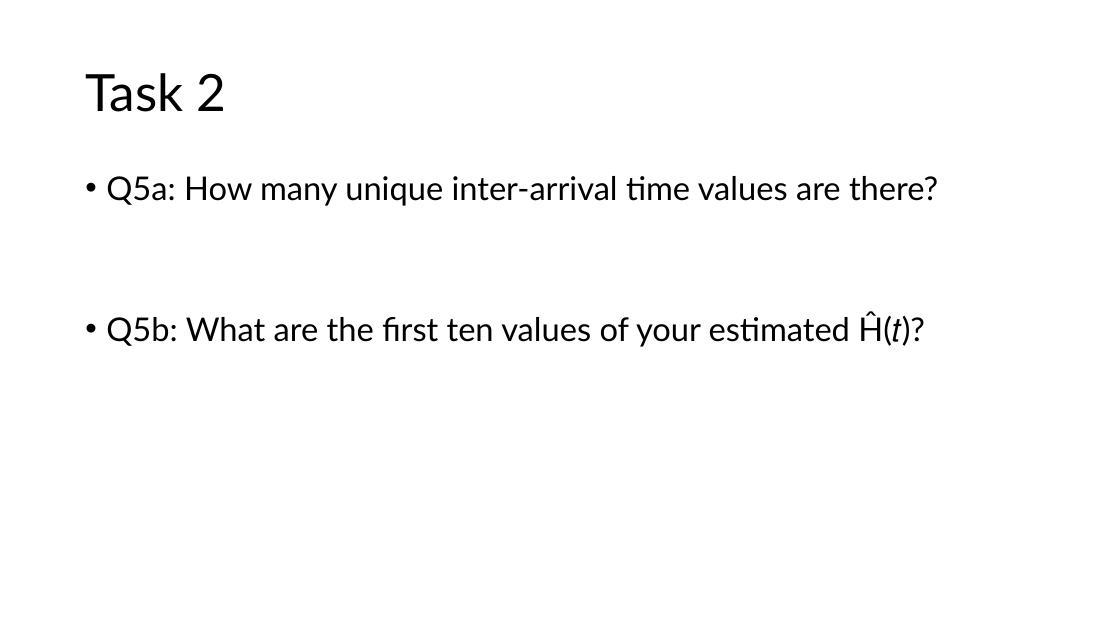
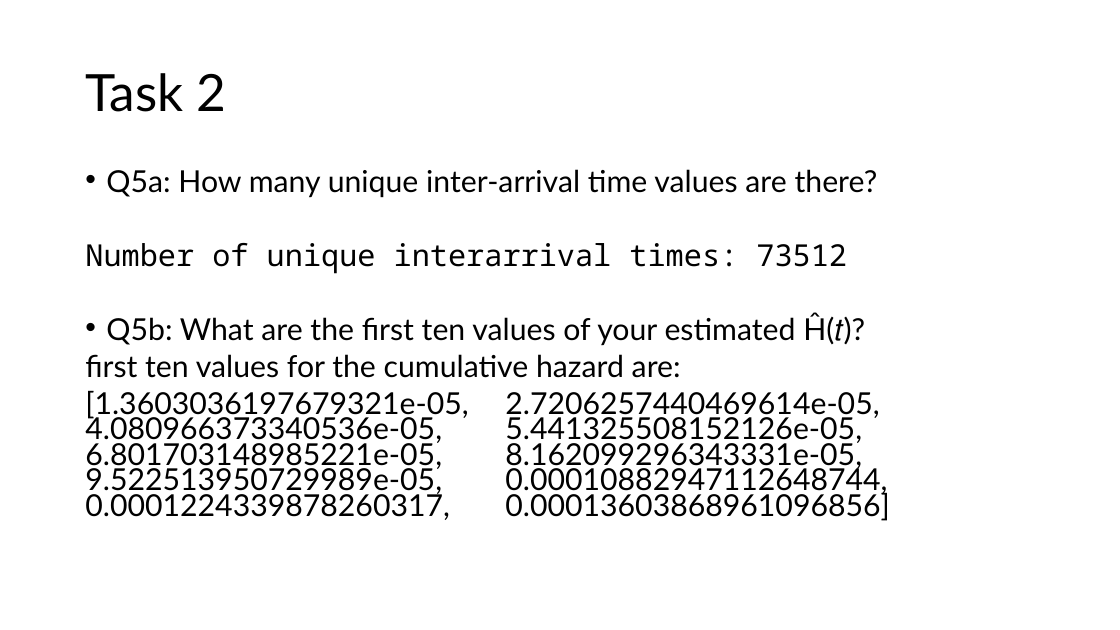
Before and after one commit to DhruvVohra11/gpu_cluster_analysis, a slide deck: slide 5 of ece313_sp26_project_task_2.pptx. Drawn at 1120x630 pixels with LibreOffice and Linux fonts; fonts in the diff are those of the drawing. Boxes give left, top, right and bottom in pixels: in the first picture for what was removed or moved away, otherwise in the second. Text is boxed around its words. In the diff, an @@ line names an element or a change of style, - is before the commit and + after.

```diff
--- a/ece313_sp26_project_task_2.pptx
+++ b/ece313_sp26_project_task_2.pptx
@@ text at [106,169,878,346]: size 28 to 25.9 pt in "Q5a: How many unique inter-arrival time values ...", "Q5b: What are the first ten values ..."; line spacing 0.9 to 0.7 @@
@@ text at [85,243,847,274]: paragraph added @@
+Number of unique interarrival times: 73512
@@ text at [85,354,890,521]: paragraphs added @@
+first ten values for the cumulative hazard are:
+[1.3603036197679321e-05, 2.7206257440469614e-05, 4.080966373340536e-05, 5.441325508152126e-05, 6.801703148985221e-05, 8.162099296343331e-05, 9.522513950729989e-05, 0.00010882947112648744, 0.0001224339878260317, 0.00013603868961096856]
```
Also in this commit, not shown: 3 other slides changed, 2 slides added, 1 slide removed, 5 other files.
